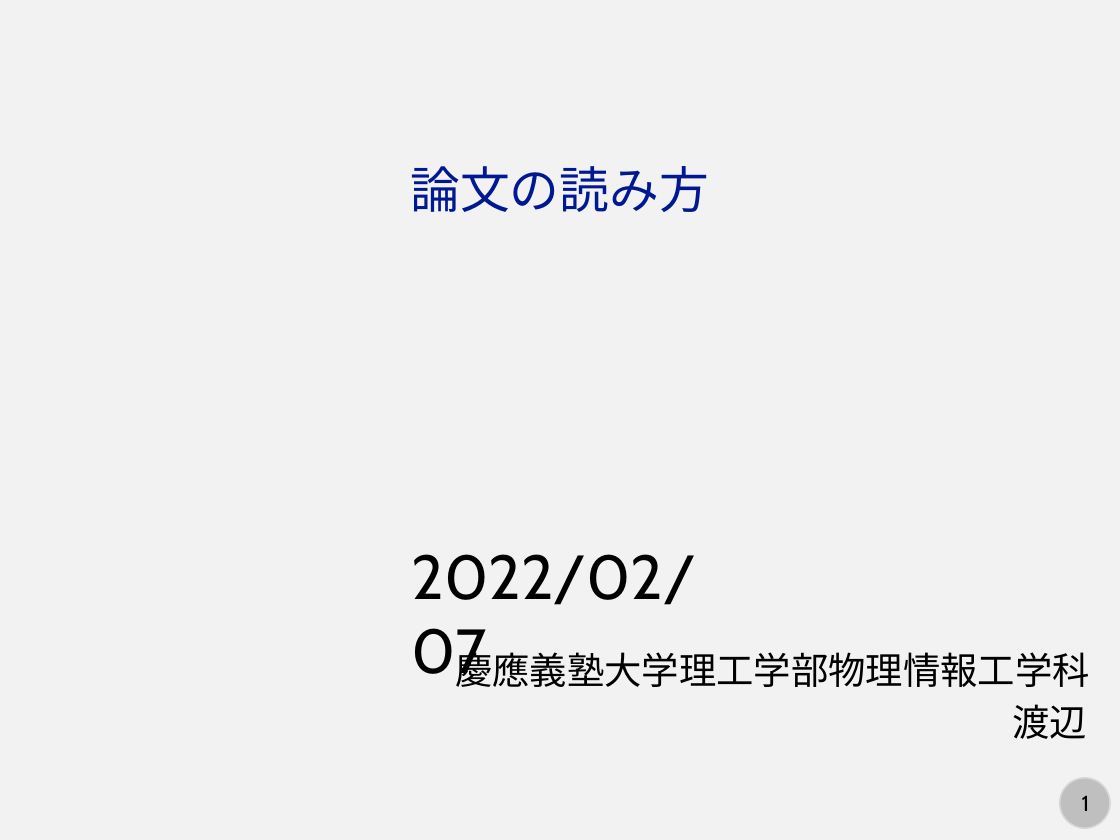
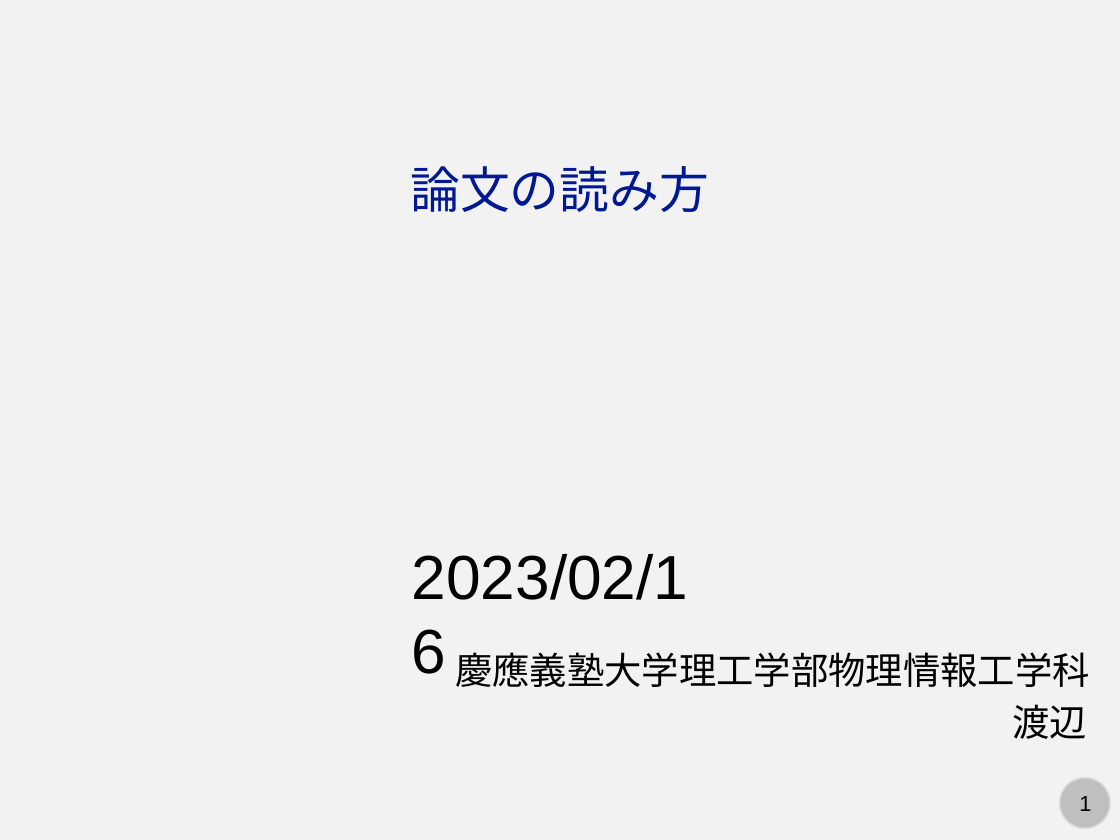
Before and after one commit to kaityo256/lab_startup, a slide deck: slide 1 of howtoreview/howtosurvey.pptx. Drawn at 1120x840 pixels with LibreOffice and Linux fonts; fonts in the diff are those of the drawing. Boxes give left, top, right and bottom in pixels: in the first picture for what was removed or moved away, otherwise in the second. Text is boxed around its words. In the diff, an @@ line names an element or a change of style, - is before the commit and + after.

```diff
--- a/howtoreview/howtosurvey.pptx
+++ b/howtoreview/howtosurvey.pptx
@@ text at (412, 554, 689, 600): text changed; font Cabin to Arial @@
-2022/02/07
+2023/02/16
@@ text "慶應義塾大学理工学部物理情報工学科" at (455, 652, 1090, 687): font Cabin to Arial @@
@@ page number at (1079, 796, 1091, 811): font Cabin to Arial @@
```
Also in this commit, not shown: 16 other slides changed, 4 other files.
